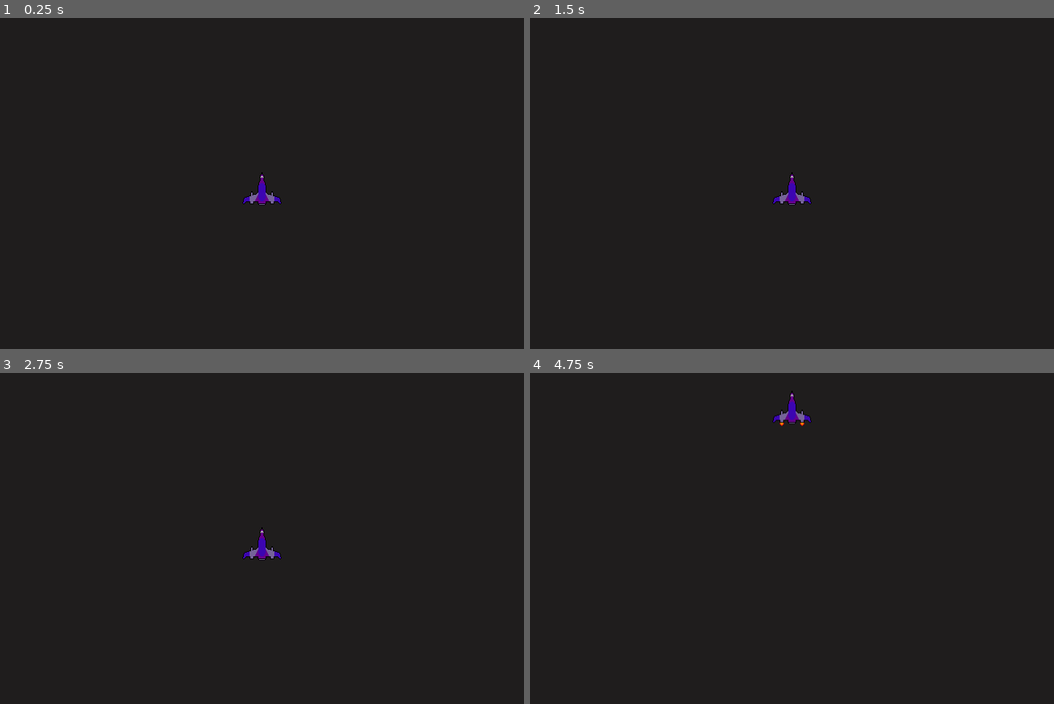
Above: before the commit, frames 1-4 (two rows, left to right).
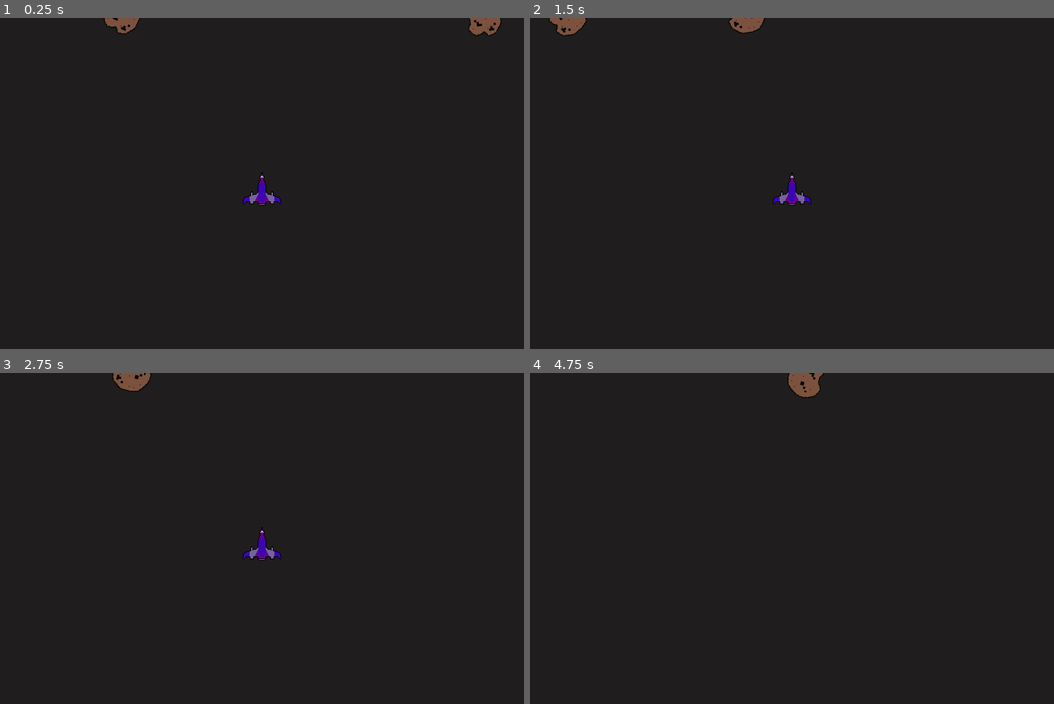
Above: after the commit, the same moments.

Repository: Ricardo41Costa/AsteroidGoDot
Game: Godot game, scene res://Scenes/Main.tscn
The game is run twice, just before and just after one commit, with the same random seed, the same clock (stepped at 60 frames per second) and the same inputs.
Inputs:
- Up to frame 1 (0.25 s): no input
- Up to frame 2 (1.5 s): tap Enter (ui_accept) at 0.5, 0.77 s; hold Right (ui_right) 0.53-1.28 s; hold Left (ui_left) from 1.28 s (still down)
- Up to frame 3 (2.75 s): tap Enter (ui_accept) at 1.52 s; release Left (ui_left) at 2.03 s; hold Right (ui_right) from 2.03 s (still down)
- Up to frame 4 (4.75 s): release Right (ui_right) at 2.78 s; hold Up (ui_up) 2.78-3.53 s; tap Enter (ui_accept) at 3.02, 3.77, 4.52 s; hold Left (ui_left) from 3.53 s (still down)

The runs differ from the first frame. In frame 1, 0.5% of the frame differs, in the area x 19-96%, y 0-6%; in frame 2, 0.5%; in frame 3, 0.3%; in frame 4, 0.7%, in the area x 46-56%, y 0-17%.

Commit message:
up

Diff:
--- a/Scenes/Main.tscn
+++ b/Scenes/Main.tscn
@@ -1,13 +1,25 @@
-[gd_scene load_steps=4 format=2]
+[gd_scene load_steps=5 format=2]
 
 [ext_resource path="res://Scenes/SpaceShip.tscn" type="PackedScene" id=1]
 [ext_resource path="res://Scripts/Main.gd" type="Script" id=2]
 [ext_resource path="res://Scenes/Comet_Type_1.tscn" type="PackedScene" id=3]
+
+[sub_resource type="Curve2D" id=1]
+_data = {
+"points": PoolVector2Array( 0, 0, 0, 0, 0.0915337, 0.1276, 0, 0, 0, 0, 719.5, 3.5, 0, 0, 0, 0, 719.9, 482.6, 0, 0, 0, 0, 0.500458, 484.9, 0, 0, 0, 0, 0.0915337, 0.1276 )
+}
 
 [node name="Main" type="Node"]
 script = ExtResource( 2 )
 cometScene = ExtResource( 3 )
 
 [node name="SpaceShip" parent="." instance=ExtResource( 1 )]
-position = Vector2( -0.875, 0 )
+position = Vector2( -0.841244, 0.0337563 )
 parent_path = NodePath("..")
+
+[node name="CometPath" type="Path2D" parent="."]
+curve = SubResource( 1 )
+
+[node name="CometPathLocation" type="PathFollow2D" parent="CometPath"]
+position = Vector2( 0.0915337, 0.1276 )
+rotation = 0.00468771
--- a/Scripts/Comet.gd
+++ b/Scripts/Comet.gd
@@ -8,9 +8,6 @@
 func _ready():
 
 	screenSize = get_viewport_rect().size
-
-	#var initialRotation = rand_range(1, 360)
-	#rotate(initialRotation)
 
 func _process(delta):
 
--- a/Scripts/Main.gd
+++ b/Scripts/Main.gd
@@ -7,15 +7,26 @@
 # Called when the node enters the scene tree for the first time.
 func _ready():
 	randomize()
+	SpawnComet()
 
-func _New_Game():
+func SpawnComet():
 
+	var numberComets = 2
 
-	pass
+	for x in numberComets:
 
-func _Start_Level():
+		$CometPath/CometPathLocation.offset = randi()
 
-	pass
+		var comet = cometScene.instance()
+		add_child(comet)
+
+		var diretion = $CometPath/CometPathLocation.rotation + PI / 2
+
+		comet.position = $CometPath/CometPathLocation.position
+
+		var initialRotation = rand_range(1, 360)
+		comet.rotation = initialRotation
+
 
 # Called every frame. 'delta' is the elapsed time since the previous frame.
 #func _process(delta):
--- a/Scripts/bullet.gd
+++ b/Scripts/bullet.gd
@@ -1,6 +1,6 @@
 extends RigidBody2D
 
-export var speed = 400 #bullet speed
+export var speed = 500 #bullet speed
 
 # Called when the node enters the scene tree for the first time.
 func _ready():
